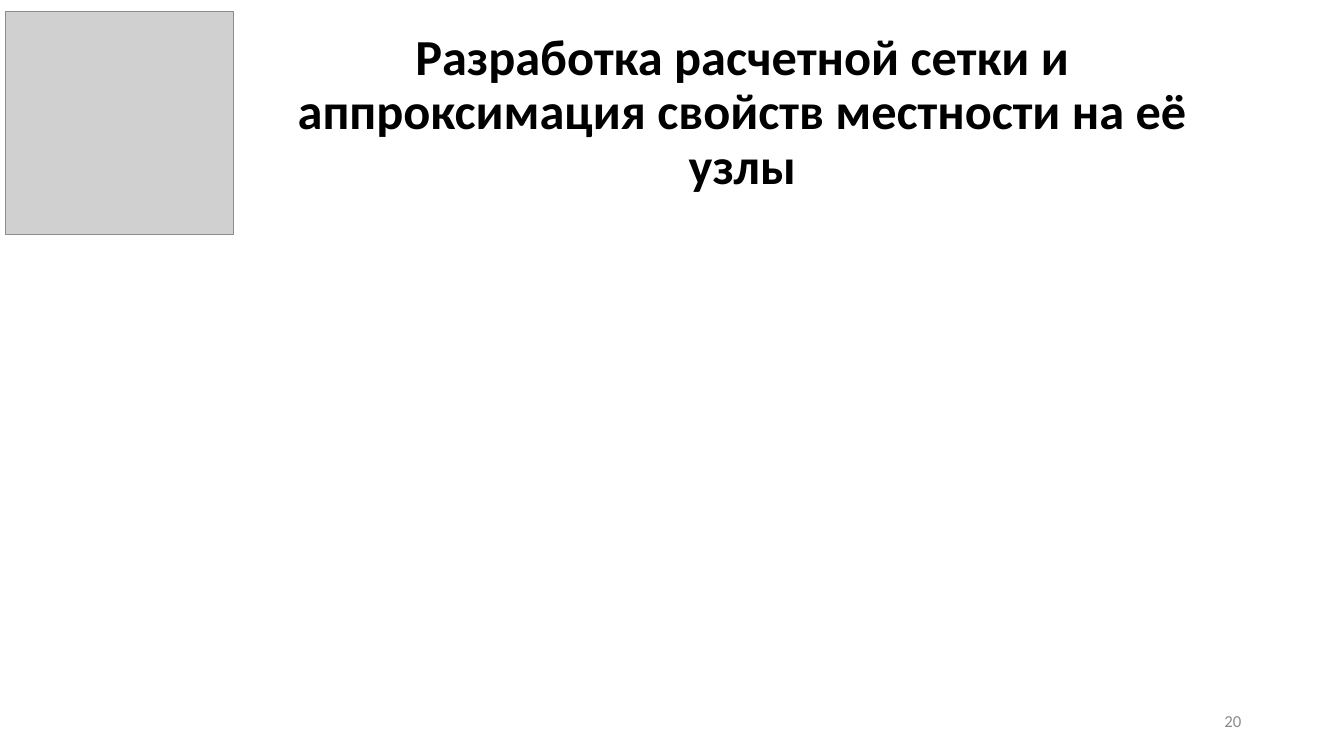
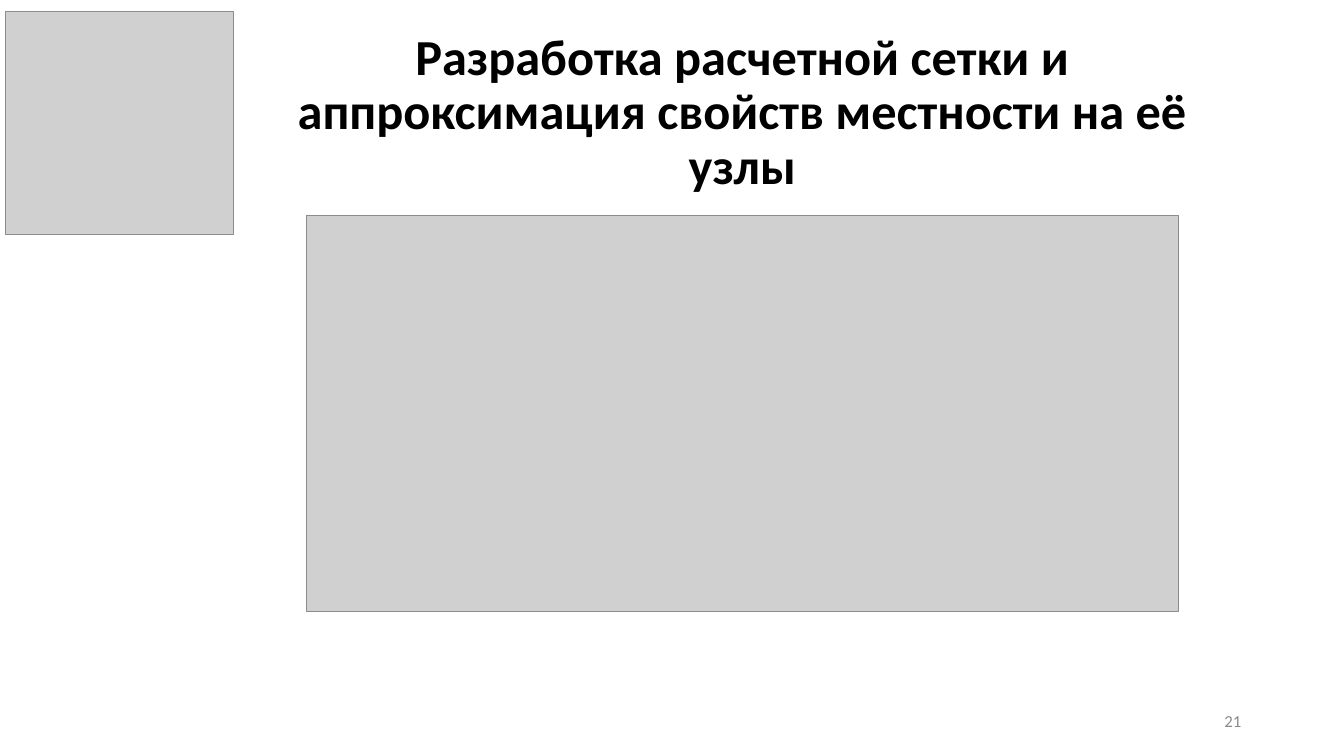
Before and after one commit to GolovPavel/diploma_golov, a slide deck: slide 21 of practice/presentation/practice.pptx (slide 20 before the commit). Drawn at 1344x756 pixels with LibreOffice and Linux fonts; fonts in the diff are those of the drawing; grey boxes stand for pictures. Boxes give left, top, right and bottom in pixels: in the first picture for what was removed or moved away, otherwise in the second. Text is boxed around its words. In the diff, an @@ line names an element or a change of style, - is before the commit and + after.

```diff
--- a/practice/presentation/practice.pptx
+++ b/practice/presentation/practice.pptx
@@ picture added at (307, 215, 1180, 611) @@
@@ page number at (1224, 716, 1241, 727): text changed @@
-20
+21
```
Also in this commit, not shown: 1 other slide changed, 2 slides added.
